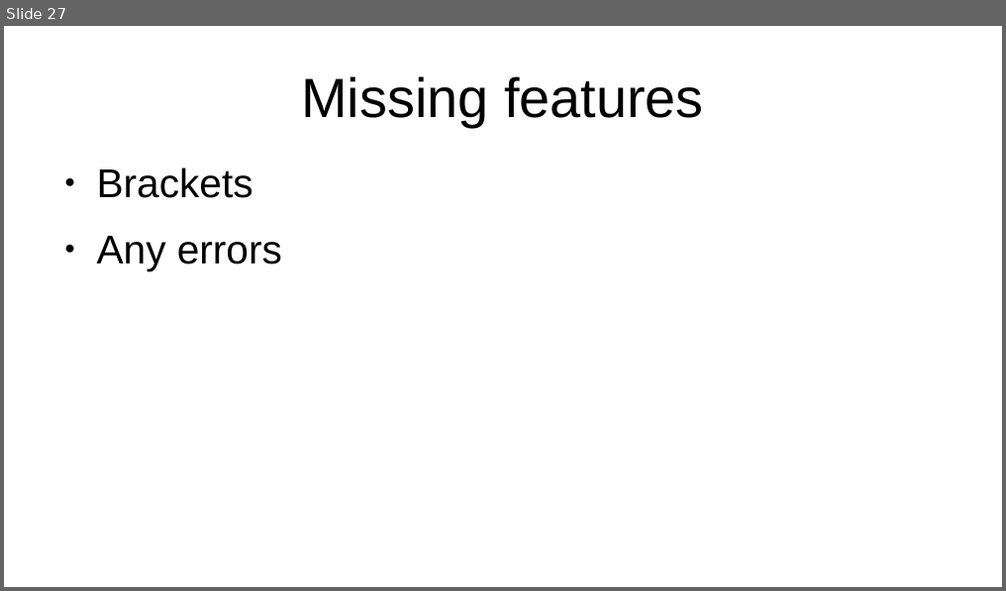
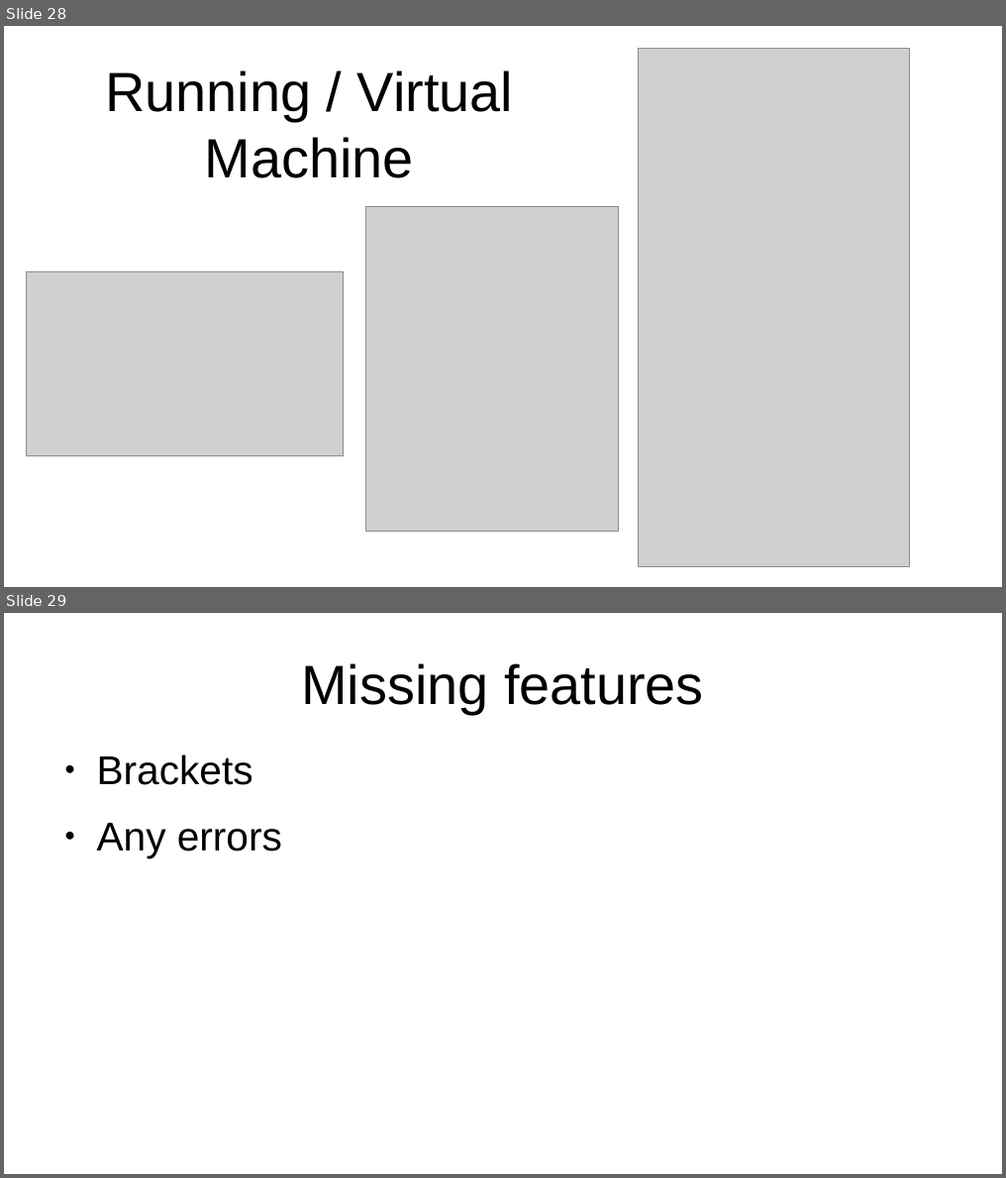
Before and after one commit to grab-a-byte/CalculatorCompiler, a slide deck: slides/Compiler Slides.odp. Shown one above the other, each under a label of ours: slide 27 before the commit, slides 28 and 29 after it. The pictures are 1006x591 and 1006x1178 pixels, drawn with LibreOffice and Linux fonts; fonts in the diff are those of the drawing; grey boxes stand for pictures. Boxes give left, top, right and bottom in pixels: in the first picture for what was removed or moved away, otherwise in the second. Text is boxed around its words. In the diff, an @@ line names an element or a change of style, - is before the commit and + after.

```diff
--- a/slides/Compiler Slides.odp
+++ b/slides/Compiler Slides.odp
@@ slide 28 added at [4, 26, 1002, 587], background #FFFFFF @@
@@ picture added at [638, 49, 910, 568] @@
@@ title added at [105, 71, 513, 178], 44 pt, text #000000 @@
+Running / Virtual Machine
@@ picture added at [366, 207, 619, 531] @@
@@ picture added at [27, 272, 344, 456] @@
@@ what was slide 27 is now slide 29 @@
```
Also in this commit, not shown: 3 slides changed, 1 other slide added.
